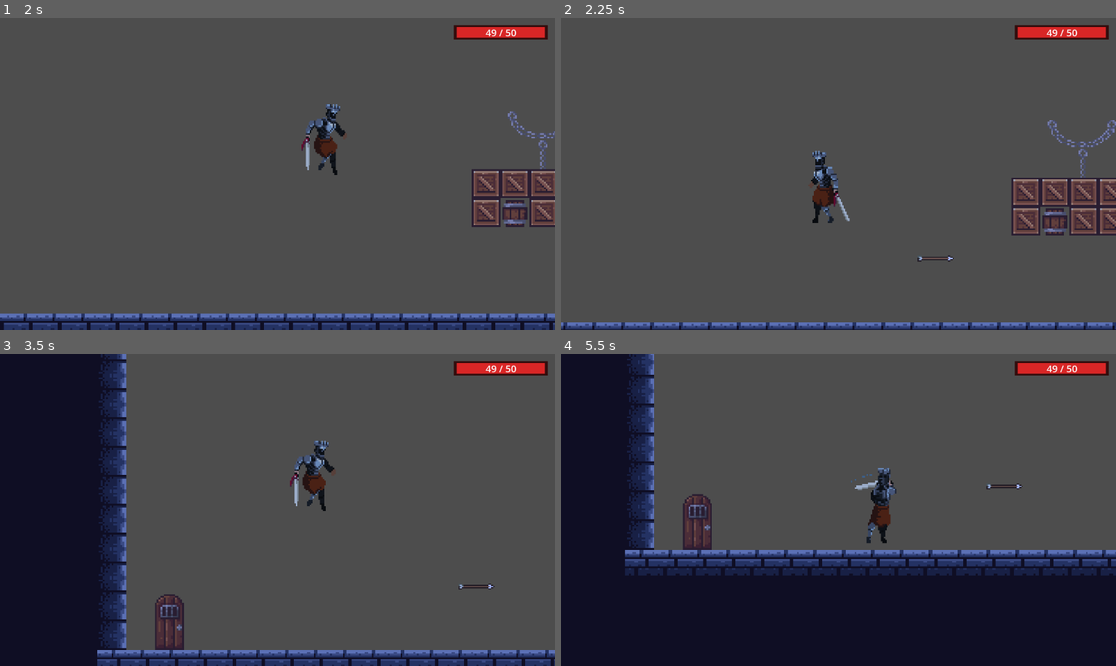
Above: before the commit, frames 1-4 (two rows, left to right).
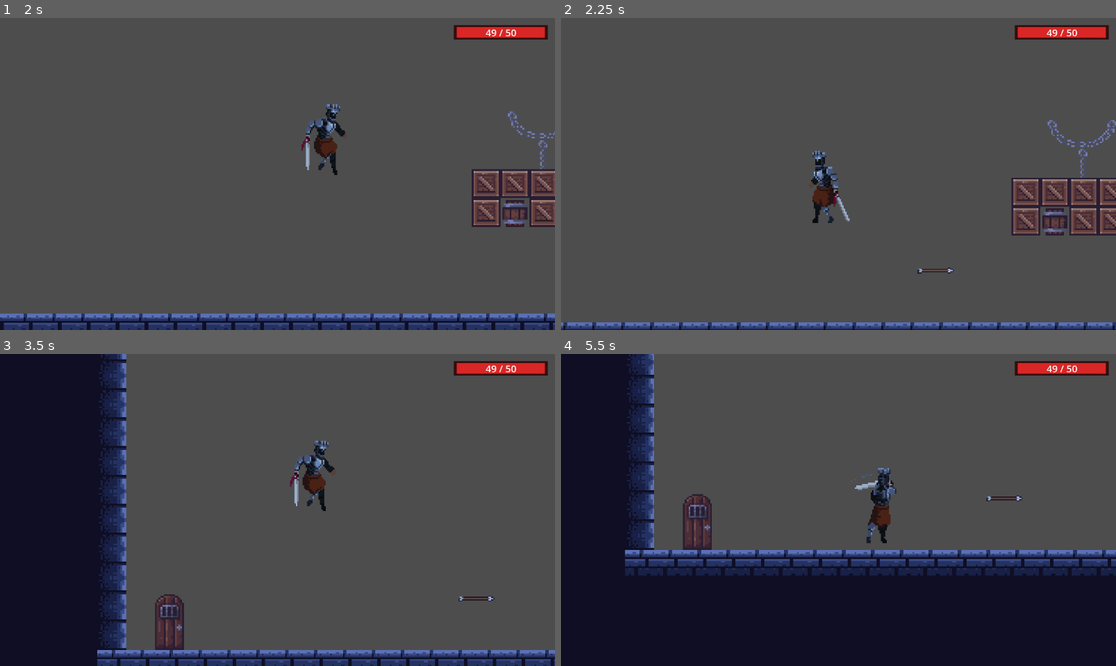
Above: after the commit, the same moments.

Repository: wyzhou01/godot-platformer
Game: Godot game, scene res://level。3.tscn
Two runs of this game, one before a commit and one after it. Both use one fixed random seed, a clock stepped at 60 frames per second and the inputs below. This scene is started directly instead of the project's main scene.
Inputs (mouse positions are in pixels of both pictures, inside the frame that each line leads up to):
- Up to frame 1 (2 s): move the mouse to (399, 158) at 0.52 s; hold D (right) from 0.53 s (still down); click (399, 158) at 0.6 s; tap Space (jump) at 0.77, 1.52 s; move the mouse to (166, 189) at 1.27 s; tap Ctrl (crouch) at 1.35 s
- Up to frame 2 (2.25 s): move the mouse to (894, 105) at 2.02 s; release D (right) at 2.03 s; hold A (left) from 2.03 s (still down); hold X from 2.03 s (still down)
- Up to frame 3 (3.5 s): move the mouse to (249, 572) at 2.77 s; release A (left) at 2.78 s; release X at 2.78 s; hold D (right) from 2.78 s (still down); click (249, 572) at 2.85 s; tap Space (jump) at 3.02 s
- Up to frame 4 (5.5 s): move the mouse to (1005, 556) at 3.52 s; hold Ctrl (crouch) 3.53-4.28 s; tap Space (jump) at 3.77, 4.52 s; move the mouse to (672, 463) at 4.27 s; release D (right) at 4.28 s; hold A (left) 4.28-5.03 s; tap X at 4.35 s; move the mouse to (866, 510) at 5.02 s; hold D (right) from 5.03 s (still down); click (866, 510) at 5.1 s

Frame 1 is identical in both runs. In frame 2, 0.1% of the frame differs, in the area x 64-71%, y 76-82%; in frame 3, 0.1%; in frame 4, 0.2%, in the area x 76-84%, y 41-48%.

Commit message:
调整: 箭高度减半，攻击范围150→300px

Diff:
--- a/character_body_2d.gd
+++ b/character_body_2d.gd
@@ -110,7 +110,7 @@
 	fly_dir.y = 0.0
 	fly_dir = fly_dir.normalized()
 
-	var spawn_pos: Vector2 = global_position + fly_dir * 50.0 + Vector2(0, -20)
+	var spawn_pos: Vector2 = global_position + fly_dir * 50.0 + Vector2(0, -10)
 	arrow.global_position = spawn_pos
 	if arrow.has_method("initialize"):
 		arrow.initialize(fly_dir, arrow_speed)
--- a/player.gd
+++ b/player.gd
@@ -9,7 +9,7 @@
 const INVINCIBLE_DURATION = 1.2
 const MAX_HEALTH = 50                   # 50格血
 const PLAYER_DAMAGE = 3                # 玩家攻击:3刀砍死9血弓箭手
-const ENEMY_HIT_RADIUS := 150.0     # 攻击判定半径（150px，近战范围）
+const ENEMY_HIT_RADIUS := 300.0     # 攻击判定半径（约5格）
 
 # ===== 状态变量 =====
 var is_attacking = false
